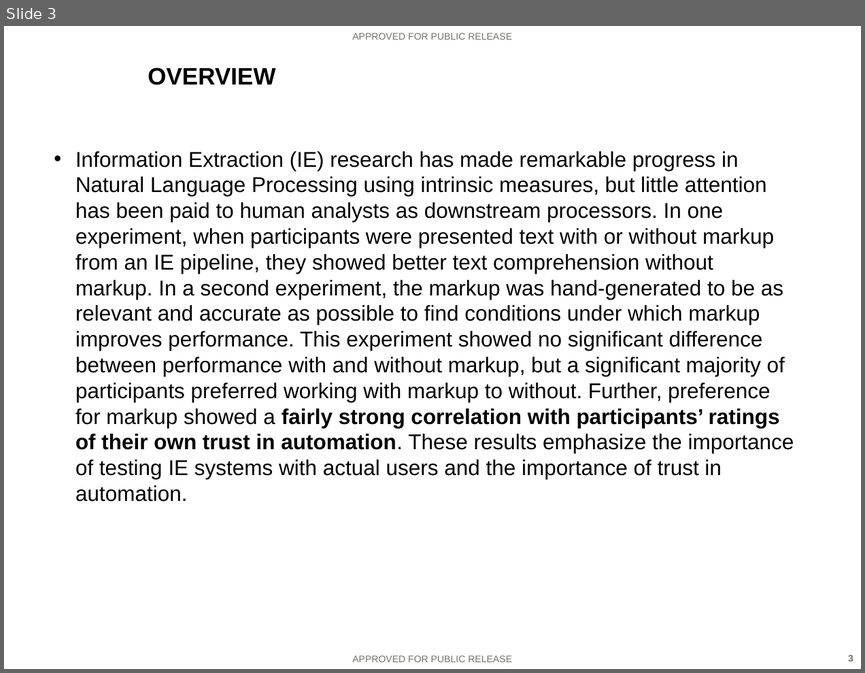
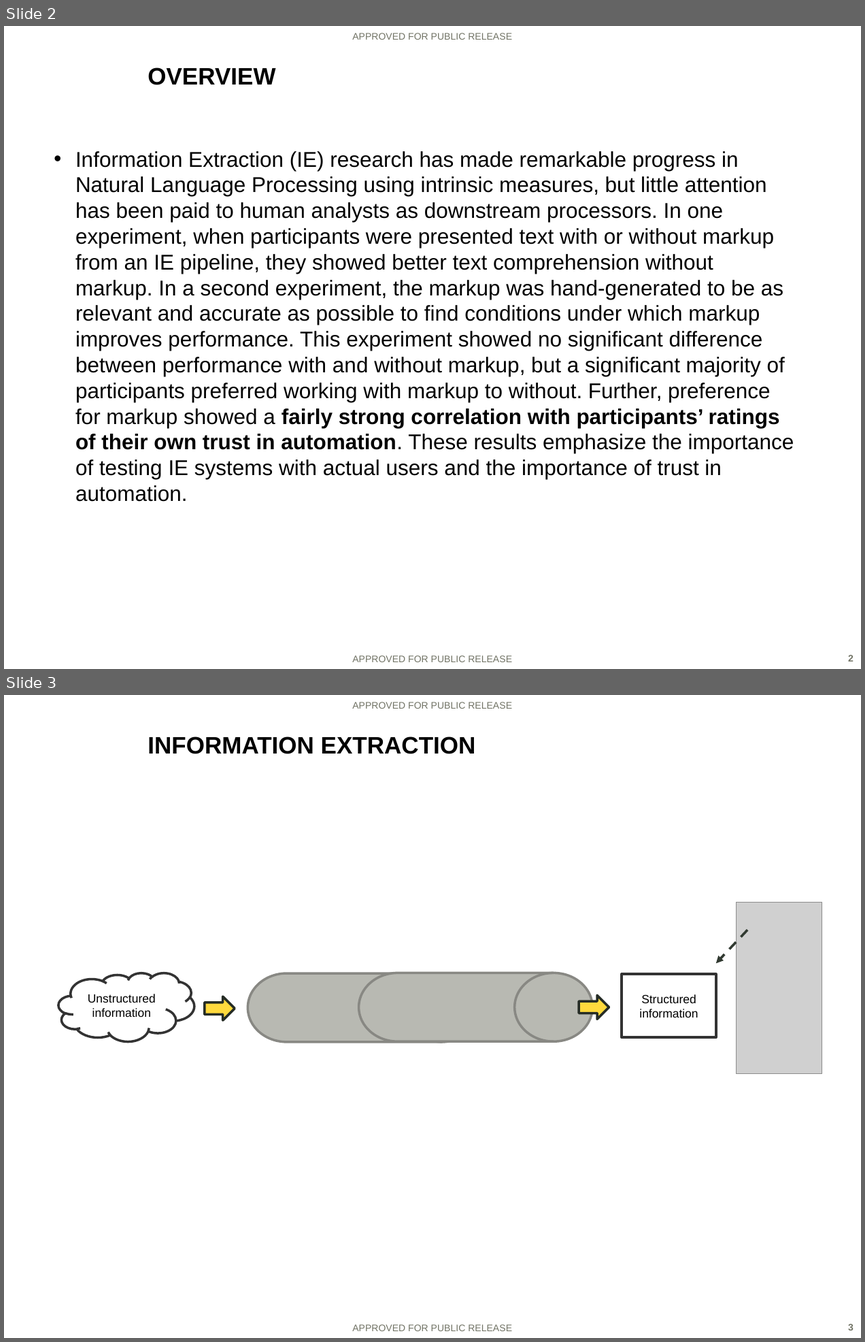
Before and after one commit to ezaroukian/ELICIT-2, a slide deck: analysis/Zaroukian-AHFE-presentation.PPTX. Shown one above the other, each under a label of ours: slide 3 before the commit, slides 2 and 3 after it. The pictures are 865x673 and 865x1342 pixels, drawn with LibreOffice and Linux fonts; fonts in the diff are those of the drawing; grey boxes stand for pictures; background and template pictures are left out. Boxes give left, top, right and bottom in pixels: in the first picture for what was removed or moved away, otherwise in the second. Text is boxed around its words. In the diff, an @@ line names an element or a change of style, - is before the commit and + after.

```diff
--- a/analysis/Zaroukian-AHFE-presentation.PPTX
+++ b/analysis/Zaroukian-AHFE-presentation.PPTX
@@ slide 3 added at (x1=4, y1=695, x2=861, y2=1338), background picture (left out); not listed: 3 template elements that a slide beside it also shows @@
@@ title added at (x1=147, y1=736, x2=476, y2=754), 20 pt, text #000000, bold @@
+INFORMATION EXTRACTION
@@ picture added at (x1=736, y1=902, x2=821, y2=1074) @@
@@ arrow added from (748, 930) to (716, 963), #323B32 2 pt dashed @@
@@ cloud added at (x1=59, y1=972, x2=194, y2=1041), fill #FFFFFF, outline #333333 2 pt, 10 pt, text #000000 @@
+Unstructured information
@@ flow chart magnetic drum added at (x1=247, y1=974, x2=481, y2=1042), fill #B8B9B2, outline #888984 2 pt @@
@@ flow chart magnetic drum added at (x1=359, y1=972, x2=593, y2=1041), fill #B8B9B2, outline #888984 2 pt @@
@@ rectangle added at (x1=621, y1=974, x2=716, y2=1037), fill #FFFFFF, outline #333333 2 pt, 10 pt, text #000000 @@
+Structured information
@@ right arrow added at (x1=205, y1=997, x2=235, y2=1021), fill #FFDA3D, outline #262C26 2 pt @@
@@ right arrow added at (x1=579, y1=995, x2=609, y2=1019), fill #FFDA3D, outline #262C26 2 pt @@
@@ what was slide 3 is now slide 2 @@
```
Also in this commit, not shown: 4 slides changed, 9 other slides added, 8 slides removed, 1 other file.
